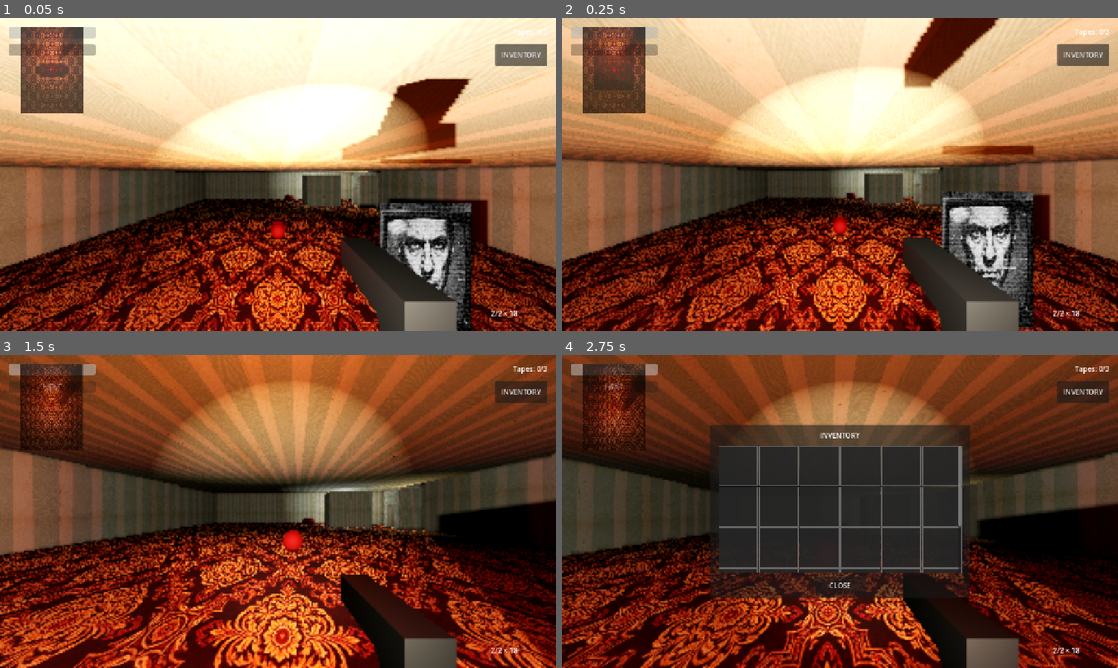
Above: before the commit, frames 1-4 (two rows, left to right).
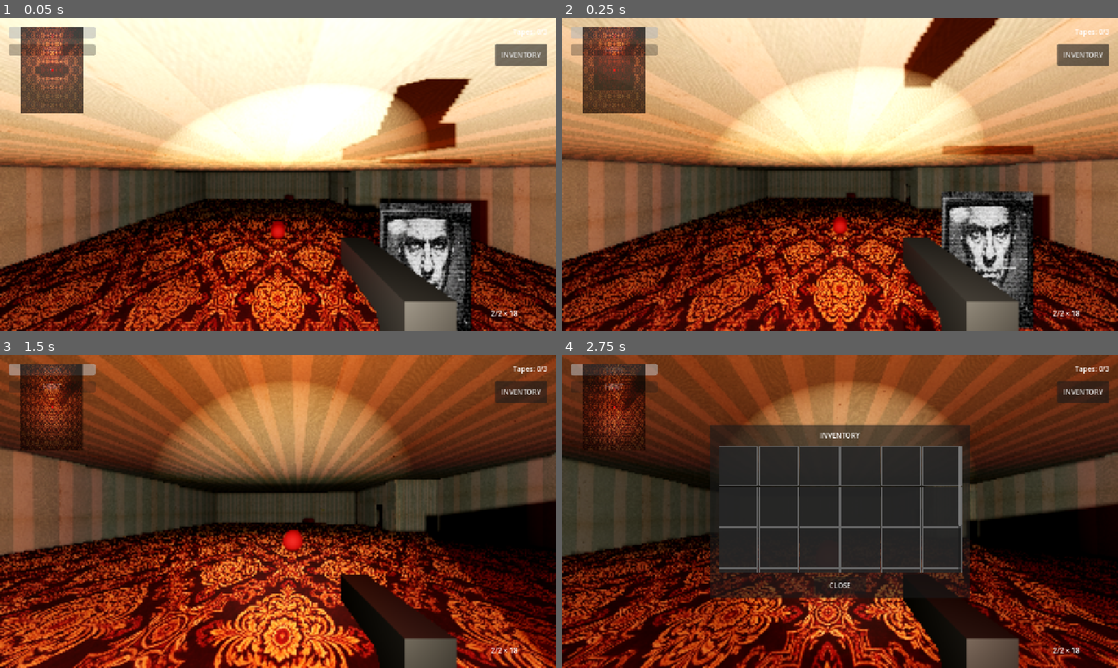
Above: after the commit, the same moments.

Repository: sergesvalov/alex_fight
Game: Godot game, scene res://scenes/levels/hotel_siberia/hotel_level_4.tscn
Same seed, same stepped clock (60 frames per second), same inputs: the game is played once before the commit and once after it. Sound files missing from this copy of the repository are replaced by a short silence.
Inputs (mouse positions are in pixels of both pictures, inside the frame that each line leads up to):
- Up to frame 1 (0.05 s): no input
- Up to frame 2 (0.25 s): no input
- Up to frame 3 (1.5 s): tap Enter at 0.5 s; move the mouse to (305, 511) at 0.52 s; hold Up (ui_up) from 0.53 s (still down); click (305, 511) at 0.6 s; move the mouse to (250, 511) at 1.27 s; tap E at 1.35 s
- Up to frame 4 (2.75 s): keep holding Up (ui_up); move the mouse to (851, 505) at 2.02 s; tap I at 2.1 s

The runs differ from the first frame. In frame 1, 1.8% of the frame differs, in the area x 9-70%, y 18-64%; in frame 2, 1.8%; in frame 3, 3.1%, in the area x 9-83%, y 20-58%; in frame 4, 0.3%.

Commit message:
feat: implement procedural generation scripts and room prefab definitions for hotel level blocks

Diff:
--- a/scripts/levels/hotel_level_generator.gd
+++ b/scripts/levels/hotel_level_generator.gd
@@ -74,33 +74,7 @@
 	_create_static_box(parent, "Wall_South", Vector3(0, wall_y, half_z + thickness/2.0), Vector3(x_width + thickness*2, height, thickness), wall_mat)
 
 	# 3.5 Maintenance Room
-	var maint_scene = preload("res://scenes/levels/hotel_siberia/blocks/maintenance_room.tscn")
-	var maint_inst = maint_scene.instantiate()
-	parent.add_child(maint_inst)
-	# The origin of maintenance_room.tscn was defined at local center (X=9.25, Z=-25.0)
-	maint_inst.transform.origin = Vector3(9.25 * f_scale, 0, -25.0 * f_scale)
-	maint_inst.scale = Vector3(f_scale, f_scale, f_scale)
-
-	# Apply material dynamically to match outer walls
-	for child in maint_inst.get_children():
-		if child is StaticBody3D:
-			var mi = child.get_node_or_null("MeshInstance3D")
-			if mi:
-				mi.mesh.material = wall_mat
-
-	# 3.6 Elevator
-	var elev_scene = preload("res://scenes/levels/hotel_siberia/blocks/elevator_shaft.tscn")
-	var elev_inst = elev_scene.instantiate()
-	parent.add_child(elev_inst)
-	# The origin of elevator_shaft.tscn was defined at local center (X=5.3, Z=-27.5)
-	elev_inst.transform.origin = Vector3(5.3 * f_scale, 0, -27.5 * f_scale)
-	elev_inst.scale = Vector3(f_scale, f_scale, f_scale)
-
-	for child in elev_inst.get_children():
-		if child is StaticBody3D:
-			var mi = child.get_node_or_null("MeshInstance3D")
-			if mi:
-				mi.mesh.material = wall_mat
+	_generate_maintenance_room(parent, f_scale, height, thickness, wall_mat)
 
 	# 4. Light
 	var light = OmniLight3D.new()
@@ -130,6 +104,29 @@
 			player.velocity = Vector3.ZERO
 		print("Player moved to: ", p_spawn)
 
+func _generate_maintenance_room(parent: Node, f_scale: float, height: float, thickness: float, wall_mat: Material) -> void:
+	var wall_y = height / 2.0
+
+	# Inner South Wall (runs along Z = -20.0, from X = 7.75 to 10.75)
+	# Center X = 9.25, Size X = 3.0
+	_create_static_box(parent, "Maint_Inner_South", Vector3(9.25 * f_scale, wall_y, -20.0 * f_scale), Vector3(3.0 * f_scale, height, thickness), wall_mat)
+
+	# Inner West Wall (runs along X = 7.75, from Z = -30.0 to -20.0)
+	# Door hole at Z from -24.0 to -22.0, up to height 2.2
+
+	# Part 1: Solid North Part (Z = -30.0 to -24.0). Center Z = -27.0, Size Z = 6.0
+	_create_static_box(parent, "Maint_Inner_West_North", Vector3(7.75 * f_scale, wall_y, -27.0 * f_scale), Vector3(thickness, height, 6.0 * f_scale), wall_mat)
+
+	# Part 2: Solid South Part (Z = -22.0 to -20.0). Center Z = -21.0, Size Z = 2.0
+	_create_static_box(parent, "Maint_Inner_West_South", Vector3(7.75 * f_scale, wall_y, -21.0 * f_scale), Vector3(thickness, height, 2.0 * f_scale), wall_mat)
+
+	# Part 3: Door Lintel (Z = -24.0 to -22.0)
+	var door_h = 2.2 * f_scale
+	if height > door_h:
+		var lintel_h = height - door_h
+		var lintel_y = door_h + (lintel_h / 2.0)
+		_create_static_box(parent, "Maint_Inner_West_Lintel", Vector3(7.75 * f_scale, lintel_y, -23.0 * f_scale), Vector3(thickness, lintel_h, 2.0 * f_scale), wall_mat)
+
 func _create_static_box(parent: Node, node_name: String, pos: Vector3, size: Vector3, mat: Material) -> void:
 	var static_body = StaticBody3D.new()
 	static_body.name = node_name
